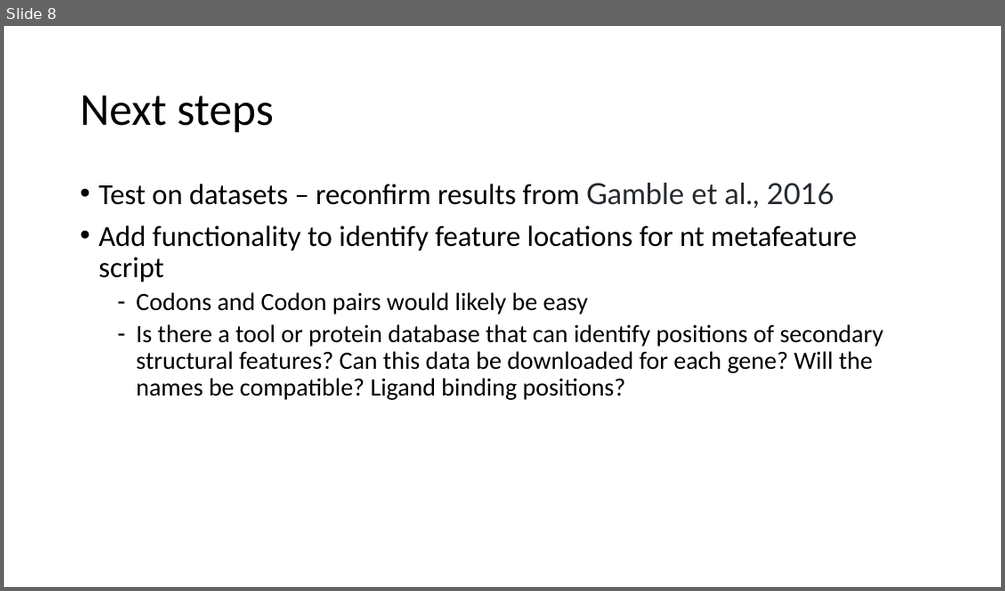
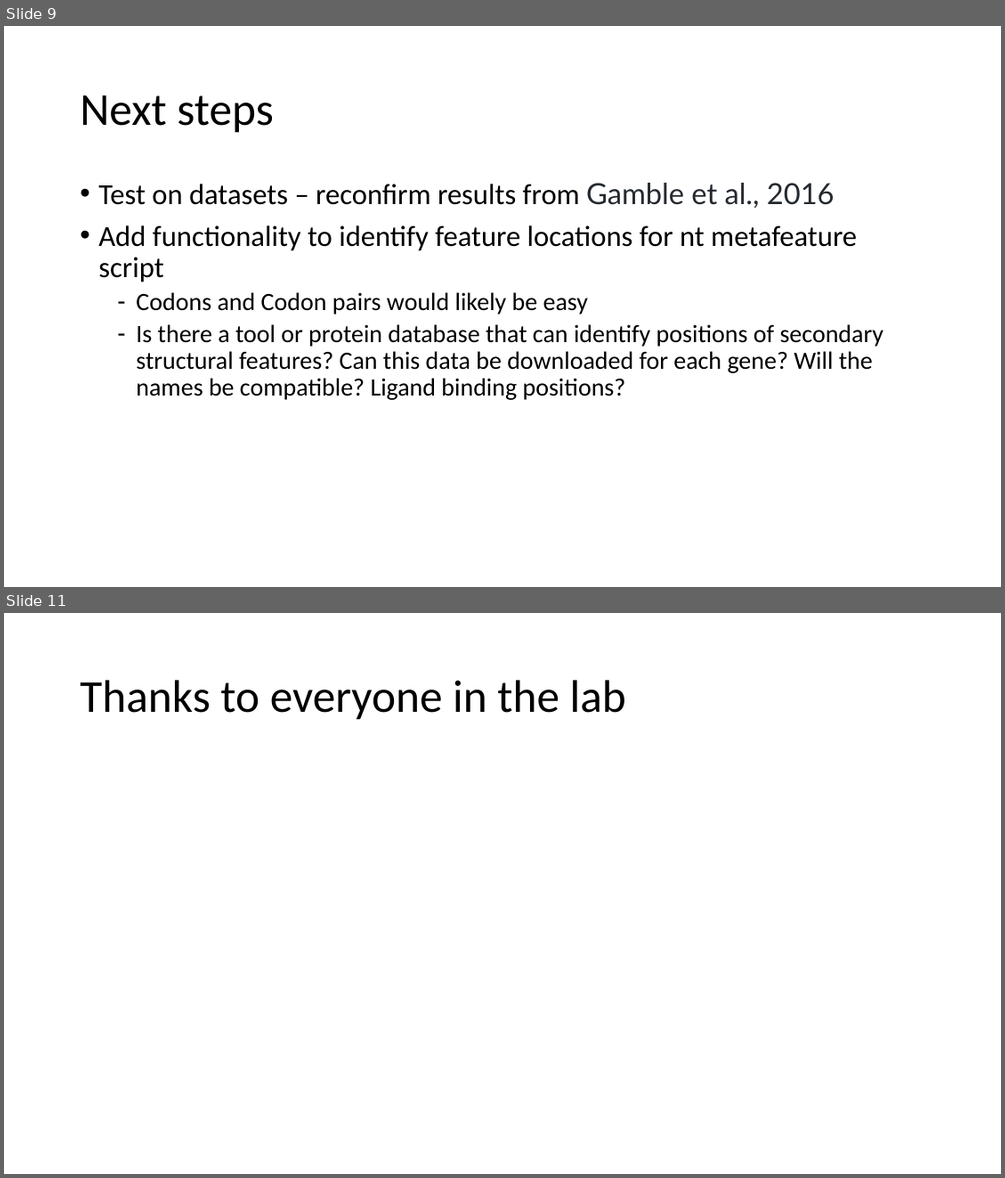
Before and after one commit to 3mma-mack/riboviz-presentation, a slide deck: Rundown-of-our-3-months.pptx. Shown one above the other, each under a label of ours: slide 8 before the commit, slides 9 and 11 after it; the slides between them are not shown. The pictures are 1005x591 and 1005x1178 pixels, drawn with LibreOffice and Linux fonts; fonts in the diff are those of the drawing. Boxes give left, top, right and bottom in pixels: in the first picture for what was removed or moved away, otherwise in the second. Text is boxed around its words. In the diff, an @@ line names an element or a change of style, - is before the commit and + after.

```diff
--- a/Rundown-of-our-3-months.pptx
+++ b/Rundown-of-our-3-months.pptx
@@ slide 11 added at (4, 613, 1001, 1174), background #FFFFFF @@
@@ title added at (80, 680, 626, 720), 44 pt, text #000000 @@
+Thanks to everyone in the lab
@@ what was slide 8 is now slide 9 @@
```
Also in this commit, not shown: 2 slides changed, 2 other slides added.
